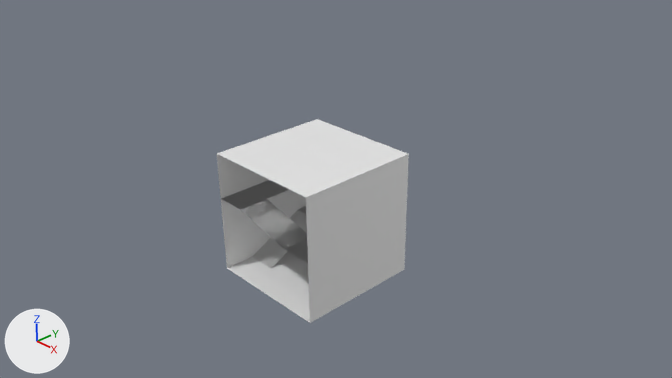
One commit to the Blender file Proyecto_1_AR/New Unity Project/Assets/CaraAgua.blend: the scene before it, then after it.
Before and after are seen from the file's camera 'Camera'. Lighting does not change. The marker at lower left points along +X, +Y and +Z.

The older version as bpy lines, for what is in view:
```python
me_cube_002 = bpy.data.meshes.new('Cube.002')
me_cube_002.from_pydata([(-1.0, -1.0, -1.0), (-1.0, -1.0, 1.0), (-1.0, 1.0, -1.0), (-1.0, 1.0, 1.0), (1.0, -1.0, -1.0), (1.0, -1.0, 1.0), (1.0, 1.0, -1.0), (1.0, 1.0, 1.0)], [], [(1, 3, 2, 0), (3, 7, 6, 2), (7, 5, 4, 6), (0, 2, 6, 4), (5, 7, 3, 1)])
me_plane_002 = bpy.data.meshes.new('Plane.002')
me_plane_002.from_pydata(...)  # 35 vertices, 16 faces, 1 loose edge; spans x -1.0..1.0, y -1.0..1.0, z -1.0..0.35
me_plane_003 = bpy.data.meshes.new('Plane.003')
me_plane_003.from_pydata(...)  # 35 vertices, 16 faces, 1 loose edge; spans x -1.0..1.0, y -1.0..1.0, z -1.0..0.35
ob_cube = bpy.data.objects.new('Cube', me_cube_002)
ob_cube.location = (0.0, 0.0, 0.0)
ob_plane = bpy.data.objects.new('Plane', me_plane_002)
ob_plane.location = (0.0, 0.0, 0.0)
ob_plane_001 = bpy.data.objects.new('Plane.001', me_plane_003)
ob_plane_001.location = (0.0, 0.0, 0.0)
```
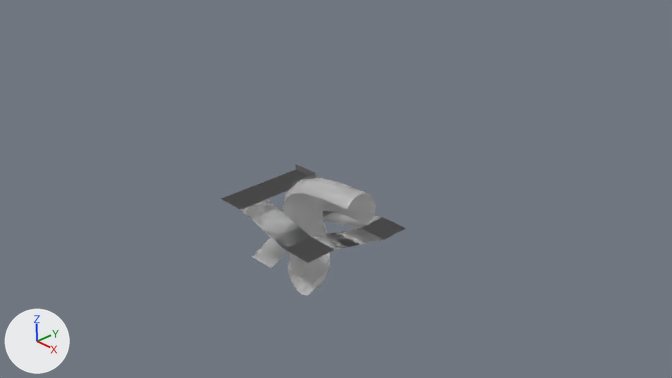
Commit message: overhaul nivel de agua

Edits to the bpy script that builds the scene:
```text
Add me_mesh_003:
    me_mesh_003.from_pydata(...)  # 364 vertices, 324 faces; spans x -0.6..1.0, y -0.55..0.33, z -1.09..0.69
    me_mesh_003.polygons.foreach_set('use_smooth', [True] * 324)
Add me_mesh_002:
    me_mesh_002.from_pydata(...)  # 364 vertices, 324 faces; spans x -0.6..1.0, y -0.55..0.33, z -1.09..0.69
    me_mesh_002.polygons.foreach_set('use_smooth', [True] * 324)
Remove ob_cube:
    ob_cube = bpy.data.objects.new('Cube', me_cube_002)
    ob_cube.location = (0.0, 0.0, 0.0)
Add ob_beziercurve_001:
    ob_beziercurve_001 = bpy.data.objects.new('BezierCurve.001', me_mesh_003)
    ob_beziercurve_001.location = (0.0, 0.0, 0.0)
Add ob_beziercurve:
    ob_beziercurve = bpy.data.objects.new('BezierCurve', me_mesh_002)
    ob_beziercurve.location = (0.0, 0.0, 0.0)
```

Location of each change, (x1, y1, x2, y2) in pixels of the pictures (672 x 378 px):
'Cube', deleted
    before: (217, 119, 409, 323)
'BezierCurve', added
    after: (283, 178, 375, 295)
'BezierCurve.001', added
    after: (283, 178, 375, 296)
